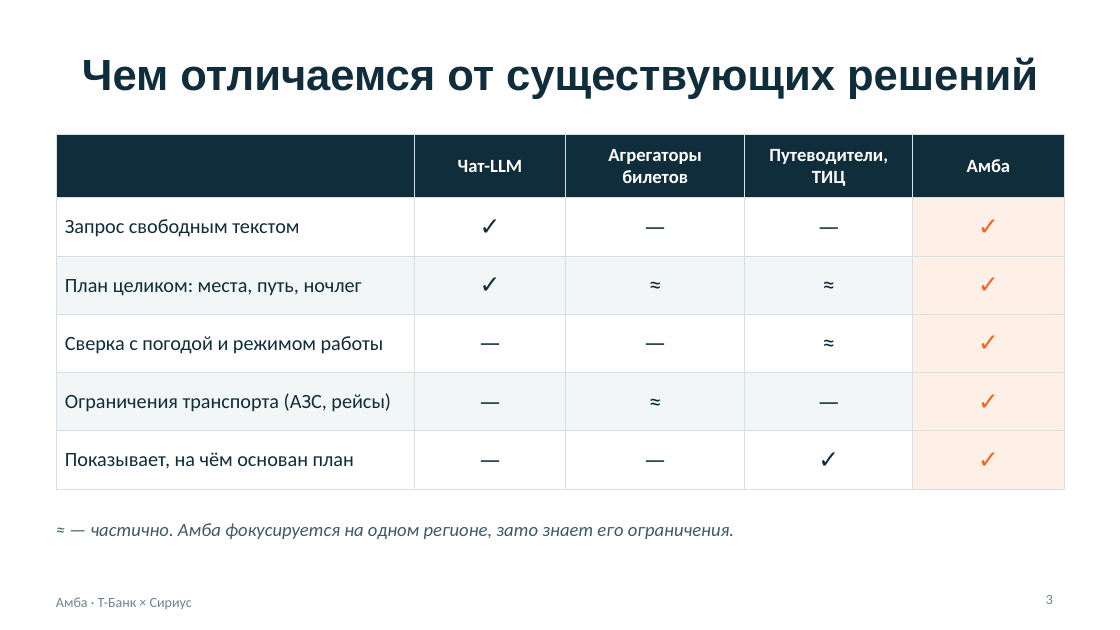
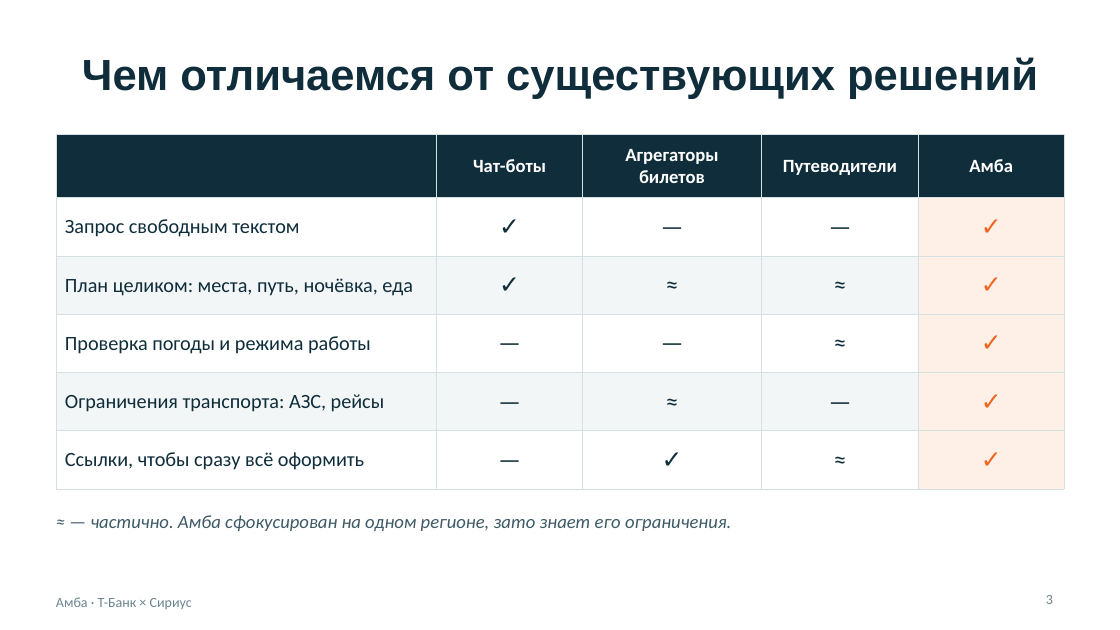
Before and after one commit to BessolitsinGleb/AI-ta, a slide deck: slide 3 of presentation/Amba_Travel_AI.pptx. Drawn at 1120x630 pixels with LibreOffice and Linux fonts; fonts in the diff are those of the drawing. Boxes give left, top, right and bottom in pixels: in the first picture for what was removed or moved away, otherwise in the second. Text is boxed around its words. In the diff, an @@ line names an element or a change of style, - is before the commit and + after.

```diff
--- a/presentation/Amba_Travel_AI.pptx
+++ b/presentation/Amba_Travel_AI.pptx
@@ table at <box>56,134,1064,474</box> @@
-row 1, column 2: Чат-LLM
+row 1, column 2: Чат-боты
-row 1, column 4: Путеводители, ТИЦ
+row 1, column 4: Путеводители
-row 3, column 1: План целиком: места, путь, ночлег
+row 3, column 1: План целиком: места, путь, ночёвка, еда
-row 4, column 1: Сверка с погодой и режимом работы
+row 4, column 1: Проверка погоды и режима работы
-row 5, column 1: Ограничения транспорта (АЗС, рейсы)
+row 5, column 1: Ограничения транспорта: АЗС, рейсы
-row 6: Показывает, на чём основан план | — | — | ✓ | ✓
+row 6: Ссылки, чтобы сразу всё оформить | — | ✓ | ≈ | ✓
@@ text "≈ — частично. Амба сфокусирован ..." at <box>91,515,731,531</box>: vertical alignment middle to top @@
@@ text at <box>91,515,731,531</box>: text changed @@
-≈ — частично. Амба фокусируется на одном регионе, зато знает его ограничения.
+≈ — частично. Амба сфокусирован на одном регионе, зато знает его ограничения.
```
Also in this commit, not shown: 7 other slides changed, 4 slides added, 7 slides removed, 5 other files.
